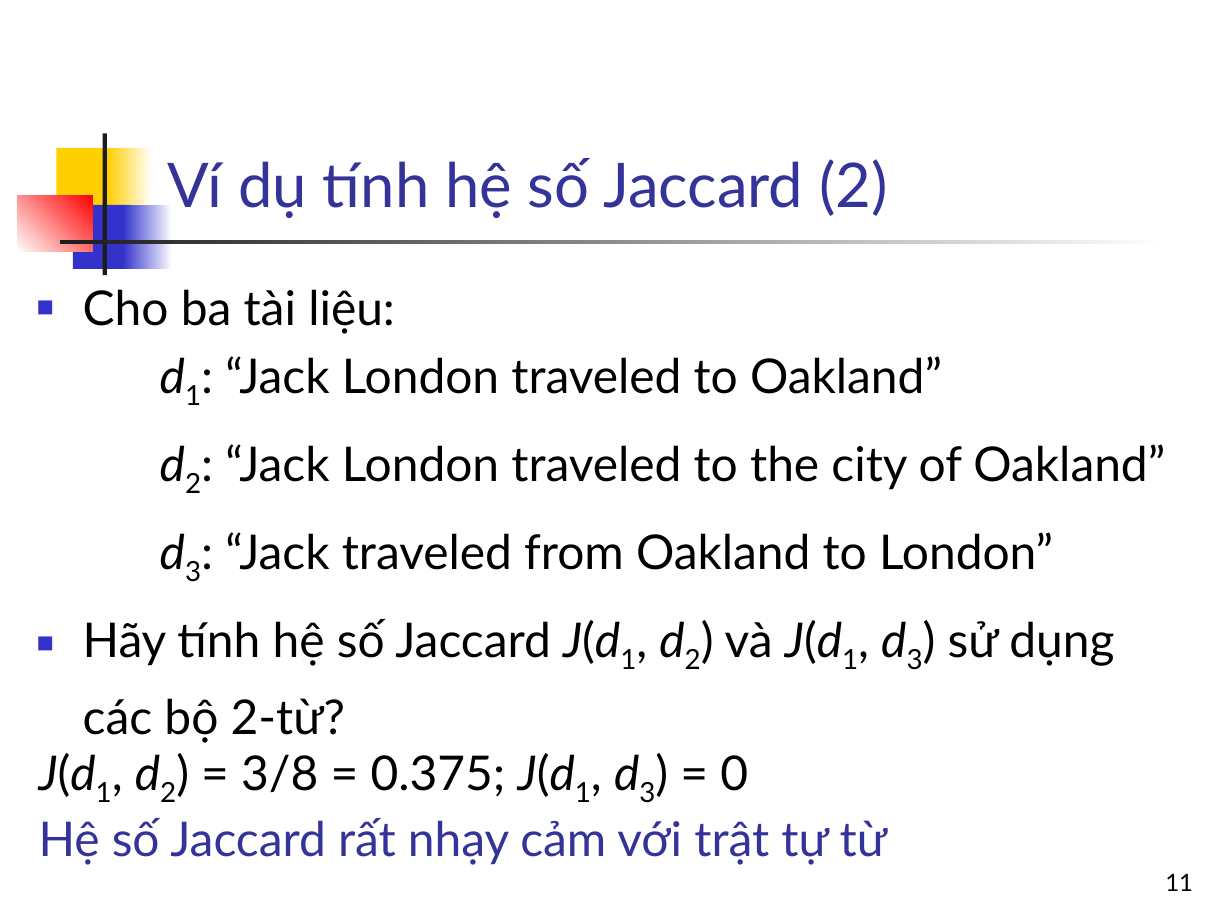
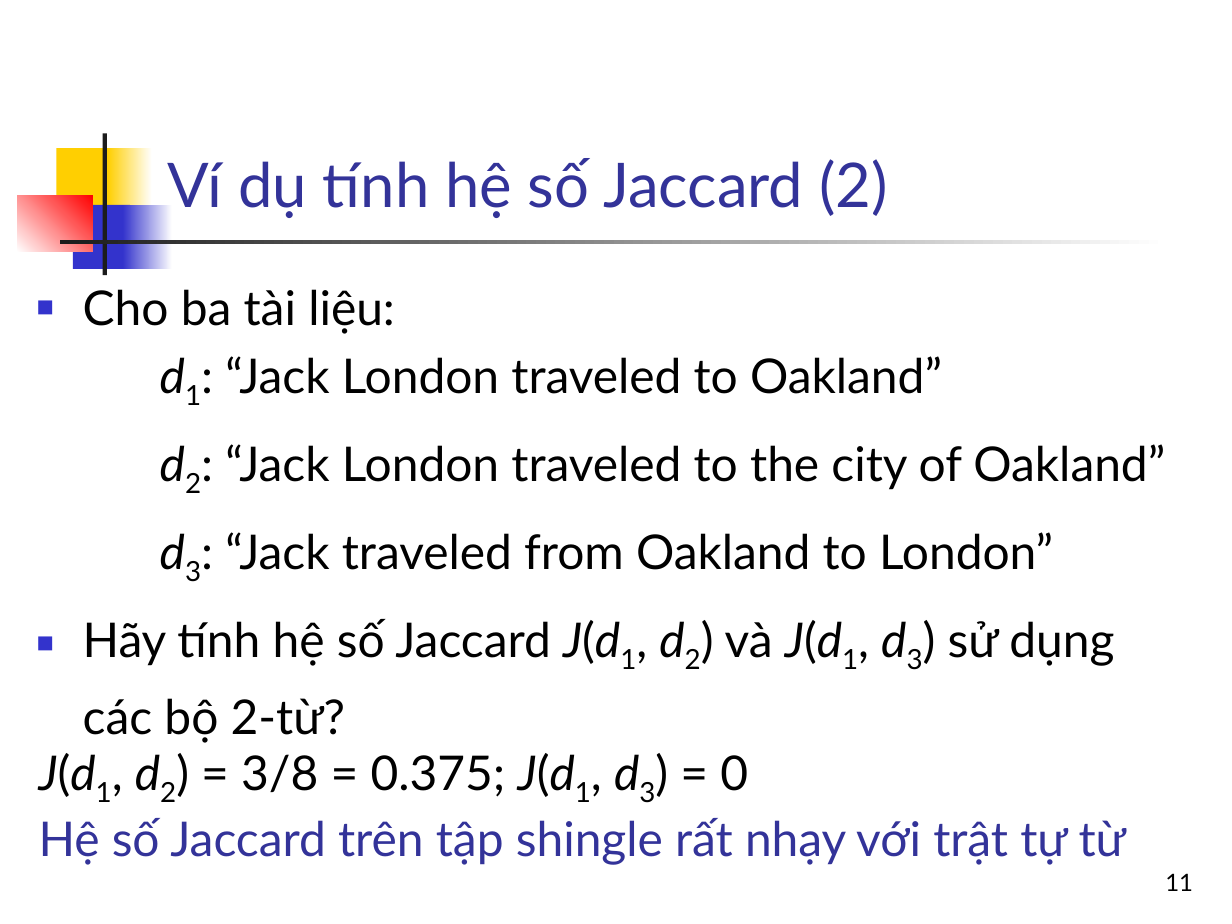
Before and after one commit to bangoc/IT4853, a slide deck: slide 11 of Bai 20 Phat hien trung lap gan.pptx. Drawn at 1232x924 pixels with LibreOffice and Linux fonts; fonts in the diff are those of the drawing. Boxes give left, top, right and bottom in pixels: in the first picture for what was removed or moved away, otherwise in the second. Text is boxed around its words. In the diff, an @@ line names an element or a change of style, - is before the commit and + after.

```diff
--- a/Bai 20 Phat hien trung lap gan.pptx
+++ b/Bai 20 Phat hien trung lap gan.pptx
@@ text at (39,818,1126,865): text changed @@
-Hệ số Jaccard rất nhạy cảm với trật tự từ
+Hệ số Jaccard trên tập shingle rất nhạy với trật tự từ
```
Also in this commit, not shown: 2 other slides changed.
